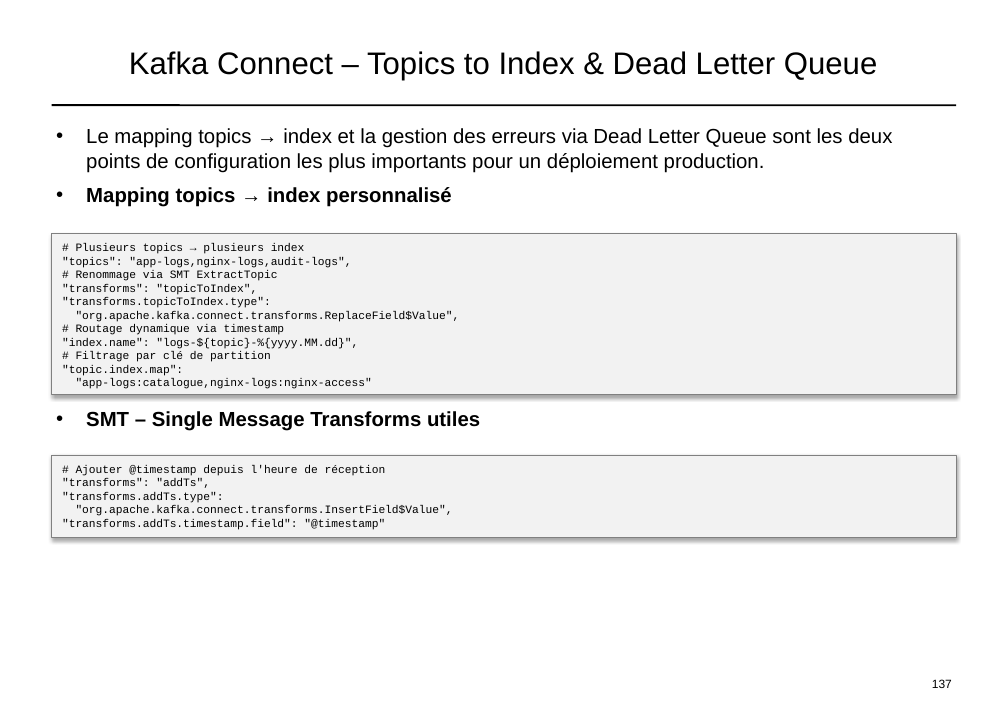
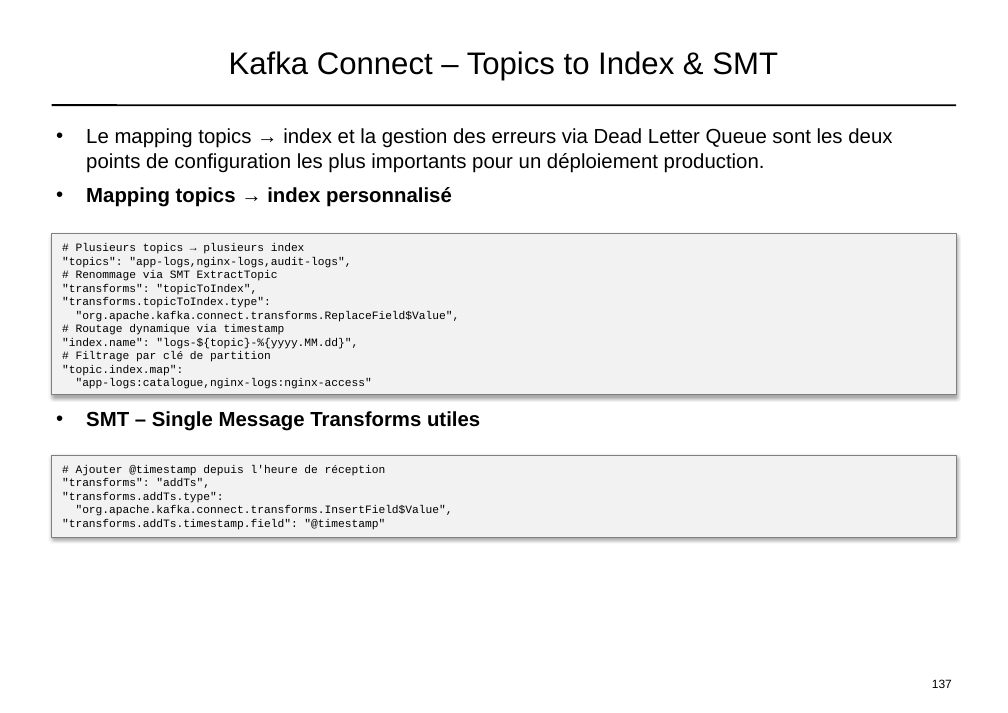
Before and after one commit to dthibau/opensearch, a slide deck: slide 112 of opensearch_simple.pptx. Drawn at 1008x713 pixels with LibreOffice and Linux fonts; fonts in the diff are those of the drawing. Boxes give left, top, right and bottom in pixels: in the first picture for what was removed or moved away, otherwise in the second. Text is boxed around its words. In the diff, an @@ line names an element or a change of style, - is before the commit and + after.

```diff
--- a/opensearch_simple.pptx
+++ b/opensearch_simple.pptx
@@ text at (229,51,778,81): text changed @@
-Kafka Connect – Topics to Index & Dead Letter Queue
+Kafka Connect – Topics to Index & SMT
```
Also in this commit, not shown: 23 other slides changed, 11 slides added, 3 other files.
